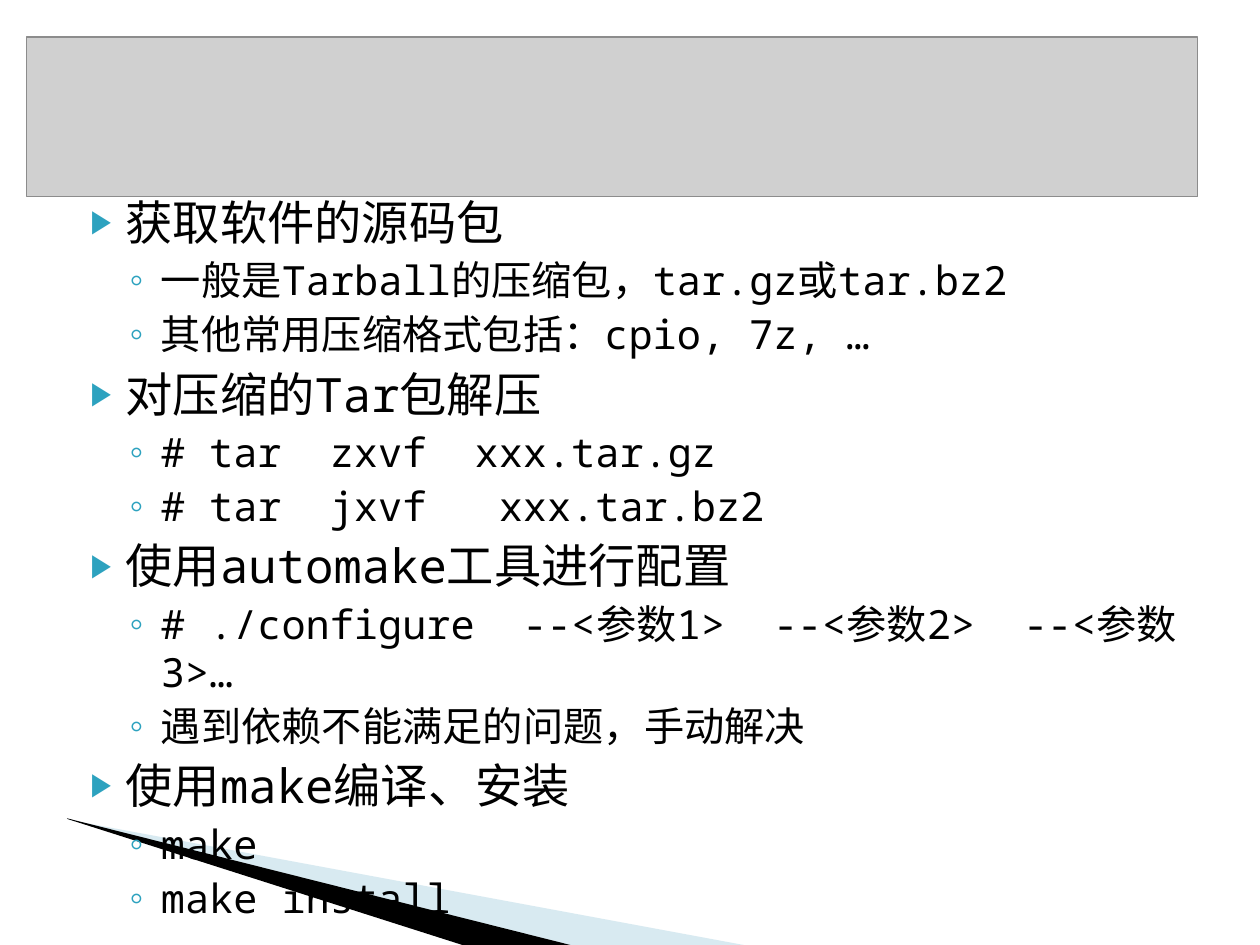
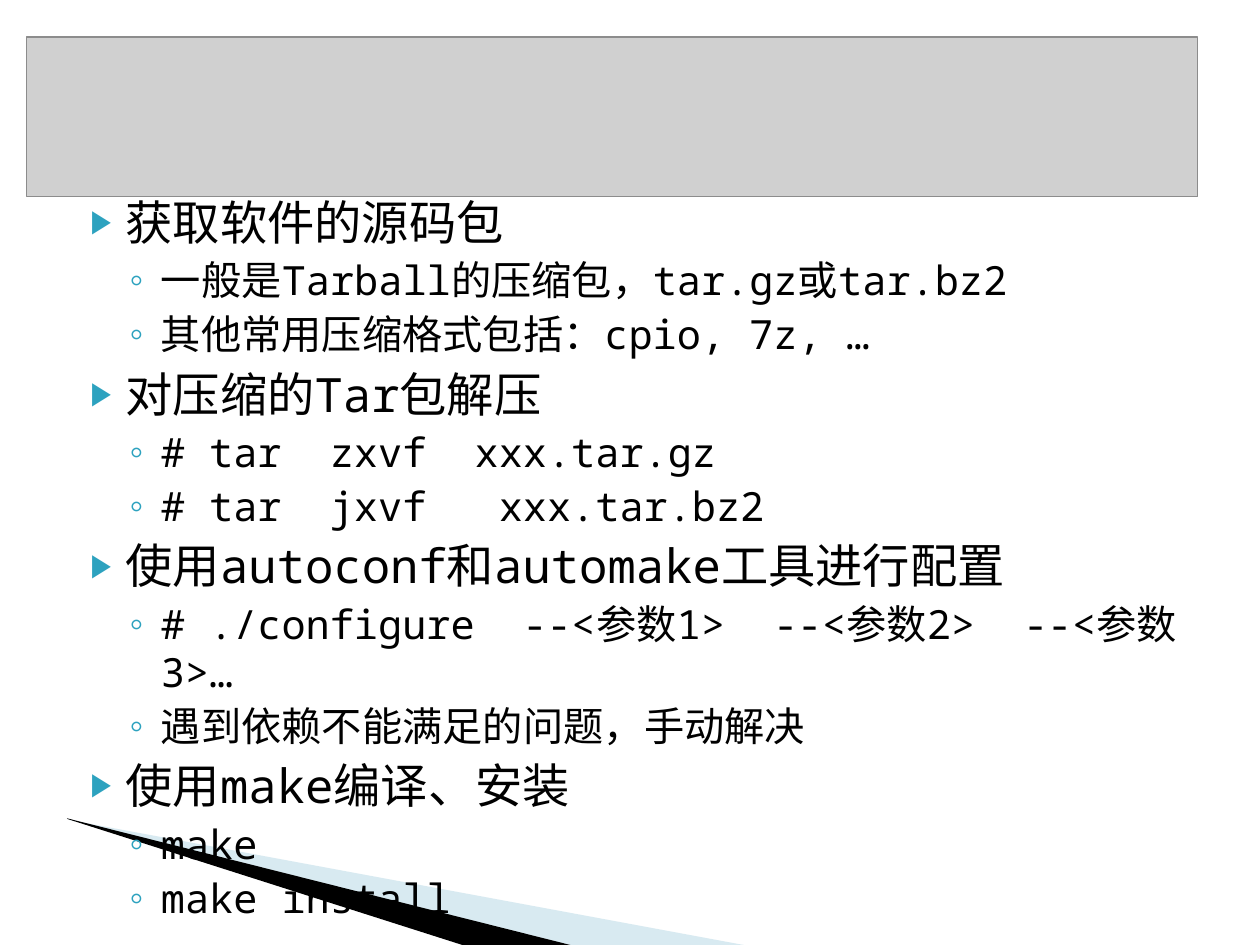
Before and after one commit to L3w1s-L1u/_outline, a slide deck: slide 13 of Linux_Server_2015/Linux包管理器和源码编译.ppt. Drawn at 1260x945 pixels with LibreOffice and Linux fonts; fonts in the diff are those of the drawing; grey boxes stand for pictures; background and template pictures are left out. Boxes give left, top, right and bottom in pixels: in the first picture for what was removed or moved away, otherwise in the second. Text is boxed around its words. In the diff, an @@ line names an element or a change of style, - is before the commit and + after.

```diff
--- a/Linux_Server_2015/Linux包管理器和源码编译.ppt
+++ b/Linux_Server_2015/Linux包管理器和源码编译.ppt
@@ text at bbox=[126, 543, 1005, 587]: text changed @@
-▶ 使用automake工具进行配置
+▶ 使用autoconf和automake工具进行配置
```
Also in this commit, not shown: 4 other slides changed, 1 slide added, 1 slide removed.
